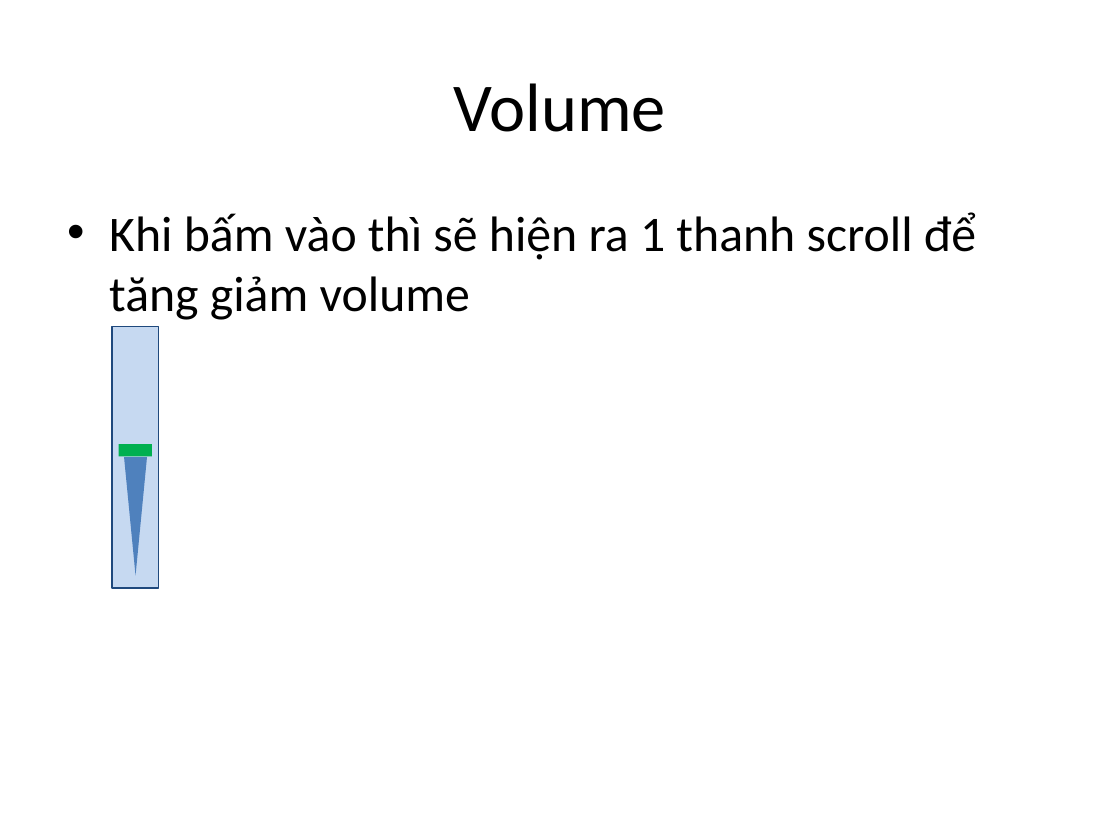
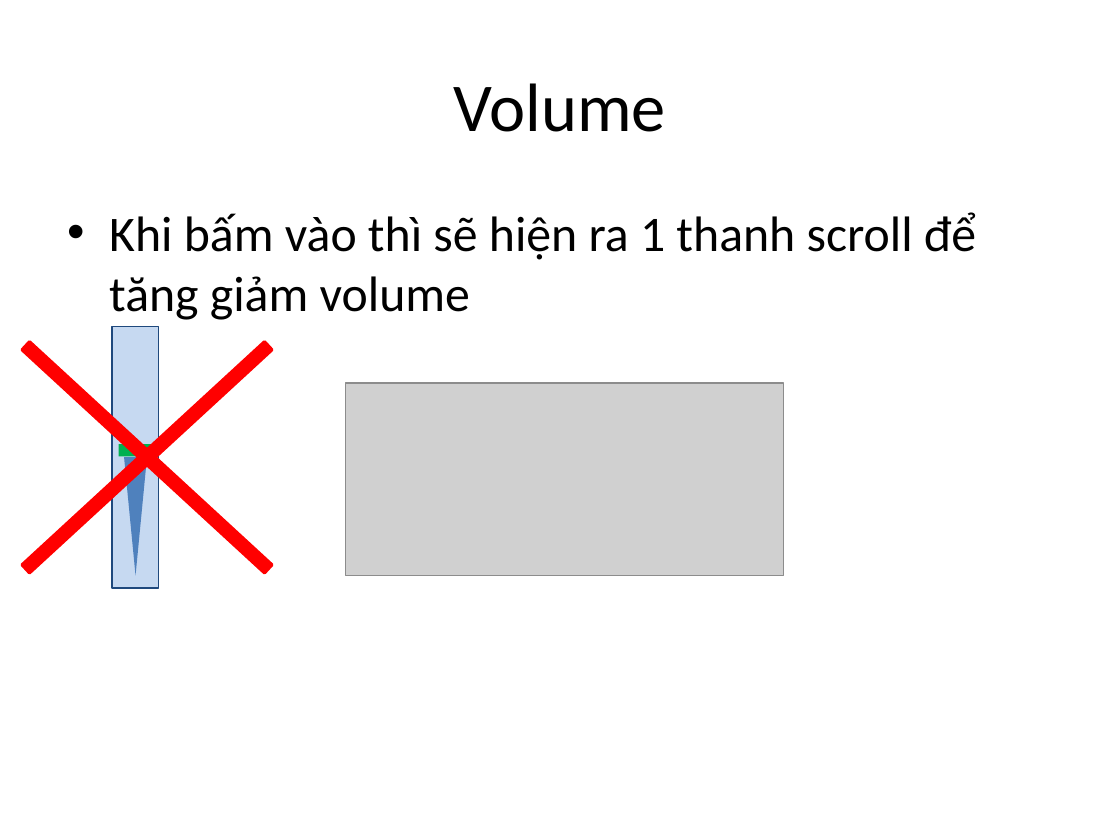
Before and after one commit to google-code-export/dau-gia-truc-tuyen-dhnl2, a slide deck: slide 18 of source/musicpage/Documents/Music page.pptx (slide 15 before the commit). Drawn at 1120x840 pixels with LibreOffice and Linux fonts; fonts in the diff are those of the drawing; grey boxes stand for pictures. Boxes give left, top, right and bottom in pixels: in the first picture for what was removed or moved away, otherwise in the second. Text is boxed around its words. In the diff, an @@ line names an element or a change of style, - is before the commit and + after.

```diff
--- a/source/musicpage/Documents/Music page.pptx
+++ b/source/musicpage/Documents/Music page.pptx
@@ cross added at box(0, 243, 381, 672), fill #FF0000, outline #FF0000 2 pt @@
@@ picture added at box(345, 383, 783, 576) @@
```
Also in this commit, not shown: 3 slides added, 11 other files.
